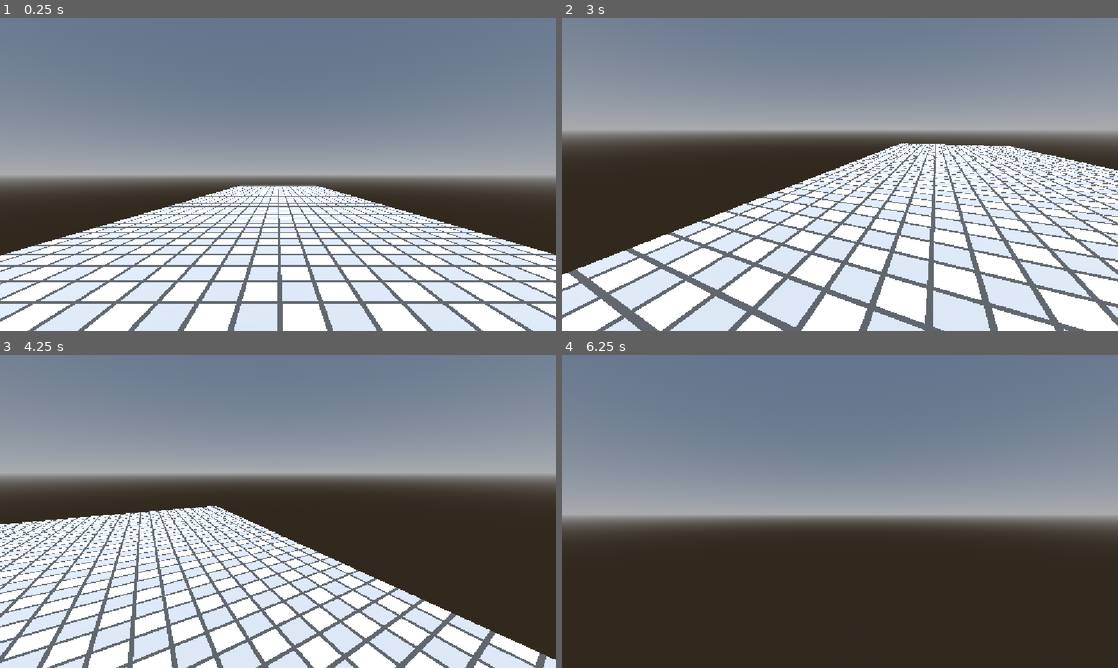
Above: before the commit, frames 1-4 (two rows, left to right).
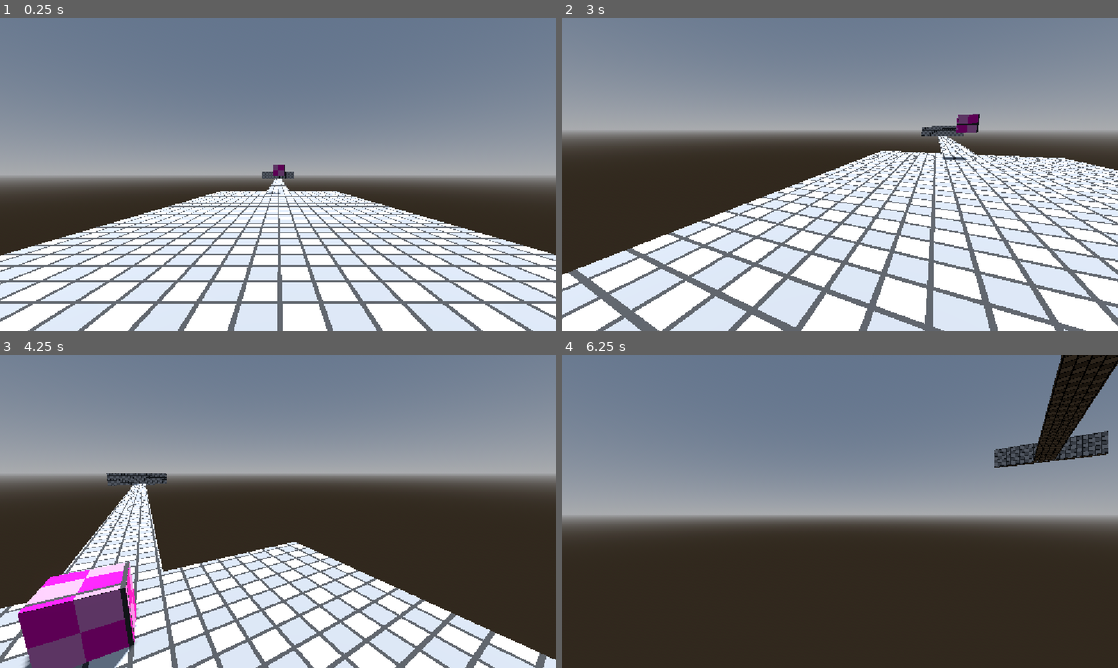
Above: after the commit, the same moments.

Repository: angrypig555/haven-game-2026
Game: Godot game, scene res://scenes/level5.tscn
Same seed, same stepped clock (60 frames per second), same inputs: the game is played once before the commit and once after it. This scene is started directly instead of the project's main scene.
Inputs (mouse positions are in pixels of both pictures, inside the frame that each line leads up to):
- Up to frame 1 (0.25 s): no input
- Up to frame 2 (3 s): tap Enter (ui_accept) at 0.5, 0.77, 1.52, 2 s; move the mouse to (962, 158) at 0.52 s; hold D (right_strafe) 0.53-1.28 s; tap Shift (dash) every 0.75 s from 0.6 to 2.85 s; click (962, 158) at 0.67 s; move the mouse to (812, 174) at 1.27 s; hold W (forward) from 1.28 s (still down); move the mouse to (851, 168) at 2.02 s; tap R (reset) at 2.75 s; move the mouse to (834, 180) at 2.77 s
- Up to frame 3 (4.25 s): keep holding W (forward); tap Enter (ui_accept) at 3.02, 3.77 s; move the mouse to (316, 514) at 3.52 s; tap Shift (dash) at 3.6 s
- Up to frame 4 (6.25 s): move the mouse to (795, 508) at 4.27 s; tap Shift (dash) at 4.35, 5.1, 5.85 s; tap Enter (ui_accept) at 4.52, 5, 6.02 s; move the mouse to (845, 511) at 5.02 s; move the mouse to (817, 505) at 5.77 s; release W (forward) at 5.78 s; hold D (right_strafe) from 5.78 s (still down)

The runs differ from the first frame. In frame 1, 0.5% of the frame differs, in the area x 40-60%, y 46-57%; in frame 2, 1.2%; in frame 3, 13%, in the area x 0-65%, y 37-100%; in frame 4, 3.6%.

Commit message:
add level 5

Diff:
--- a/haven-2026/scenes/level5.tscn
+++ b/haven-2026/scenes/level5.tscn
@@ -3,6 +3,7 @@
 [ext_resource type="PackedScene" uid="uid://ceej0xbq7qsqx" path="res://scenes/player.tscn" id="1_m0d1t"]
 [ext_resource type="Material" uid="uid://dqb2m2v7xxvnw" path="res://assets/tile.tres" id="2_jfeem"]
 [ext_resource type="Texture2D" uid="uid://ccbvh48swjru6" path="res://assets/tile.png" id="2_ms1t0"]
+[ext_resource type="PackedScene" uid="uid://pxuus3v22yxr" path="res://scenes/box.tscn" id="4_jil2c"]
 
 [sub_resource type="ProceduralSkyMaterial" id="ProceduralSkyMaterial_ms1t0"]
 sky_horizon_color = Color(0.66224277, 0.6717428, 0.6867428, 1)
@@ -27,6 +28,11 @@
 [sub_resource type="ConcavePolygonShape3D" id="ConcavePolygonShape3D_8y2od"]
 data = PackedVector3Array(1, 0, 1, -1, 0, 1, 1, 0, -1, -1, 0, 1, -1, 0, -1, 1, 0, -1)
 
+[sub_resource type="BoxMesh" id="BoxMesh_jil2c"]
+
+[sub_resource type="ConcavePolygonShape3D" id="ConcavePolygonShape3D_8s0yo"]
+data = PackedVector3Array(-0.5, 0.5, 0.5, 0.5, 0.5, 0.5, -0.5, -0.5, 0.5, 0.5, 0.5, 0.5, 0.5, -0.5, 0.5, -0.5, -0.5, 0.5, 0.5, 0.5, -0.5, -0.5, 0.5, -0.5, 0.5, -0.5, -0.5, -0.5, 0.5, -0.5, -0.5, -0.5, -0.5, 0.5, -0.5, -0.5, 0.5, 0.5, 0.5, 0.5, 0.5, -0.5, 0.5, -0.5, 0.5, 0.5, 0.5, -0.5, 0.5, -0.5, -0.5, 0.5, -0.5, 0.5, -0.5, 0.5, -0.5, -0.5, 0.5, 0.5, -0.5, -0.5, -0.5, -0.5, 0.5, 0.5, -0.5, -0.5, 0.5, -0.5, -0.5, -0.5, 0.5, 0.5, 0.5, -0.5, 0.5, 0.5, 0.5, 0.5, -0.5, -0.5, 0.5, 0.5, -0.5, 0.5, -0.5, 0.5, 0.5, -0.5, -0.5, -0.5, 0.5, 0.5, -0.5, 0.5, -0.5, -0.5, -0.5, 0.5, -0.5, 0.5, 0.5, -0.5, -0.5, -0.5, -0.5, -0.5)
+
 [node name="Level4" type="Node3D" unique_id=40424345]
 
 [node name="WorldEnvironment" type="WorldEnvironment" parent="." unique_id=963361267]
@@ -40,7 +46,7 @@
 transform = Transform3D(1, 0, 0, 0, 1, 0, 0, 0, 1, -0.023244381, 0.9395528, 0.00044894218)
 
 [node name="MeshInstance3D" type="MeshInstance3D" parent="." unique_id=1043960777]
-transform = Transform3D(10.769037, 0, 0, 0, 0.09406763, 0, 0, 0, 31.040298, 0, -0.50518763, -14.257935)
+transform = Transform3D(10.769037, 0, 0, 0, 0.09406763, 0, 0, 0, 22.128668, 0, -0.50518763, -8.658314)
 material_override = ExtResource("2_jfeem")
 mesh = SubResource("BoxMesh_nsmo0")
 surface_material_override/0 = SubResource("StandardMaterial3D_8s0yo")
@@ -50,3 +56,28 @@
 
 [node name="CollisionShape3D" type="CollisionShape3D" parent="MeshInstance3D/StaticBody3D" unique_id=783976941]
 shape = SubResource("ConcavePolygonShape3D_8y2od")
+
+[node name="MeshInstance3D2" type="MeshInstance3D" parent="." unique_id=1946602811]
+transform = Transform3D(2.1497018, 0, 0, 0, 0.09406763, 0, 0, 0, 50.27368, 0, -0.50518763, -44.273727)
+material_override = ExtResource("2_jfeem")
+mesh = SubResource("BoxMesh_nsmo0")
+surface_material_override/0 = SubResource("StandardMaterial3D_8s0yo")
+
+[node name="StaticBody3D" type="StaticBody3D" parent="MeshInstance3D2" unique_id=1417409261]
+transform = Transform3D(0.50486755, 0, 0, 0, 25.6, 0, 0, 0, 0.49983266, 0, 0, 1.4988282e-05)
+
+[node name="CollisionShape3D" type="CollisionShape3D" parent="MeshInstance3D2/StaticBody3D" unique_id=1457199974]
+shape = SubResource("ConcavePolygonShape3D_8y2od")
+
+[node name="Box" parent="." unique_id=1108091245 instance=ExtResource("4_jil2c")]
+transform = Transform3D(1, 0, 0, 0, 1, 0, 0, 0, 1, 0.033901453, 1.7333889, -17.84407)
+
+[node name="MeshInstance3D6" type="MeshInstance3D" parent="." unique_id=2083231367]
+transform = Transform3D(11.010532, 0, 0, 0, 2.690867, 0, 0, 0, 1, 0, 0.75542617, -69.93276)
+material_override = ExtResource("2_jfeem")
+mesh = SubResource("BoxMesh_jil2c")
+
+[node name="StaticBody3D" type="StaticBody3D" parent="MeshInstance3D6" unique_id=1741510908]
+
+[node name="CollisionShape3D" type="CollisionShape3D" parent="MeshInstance3D6/StaticBody3D" unique_id=799839028]
+shape = SubResource("ConcavePolygonShape3D_8s0yo")
